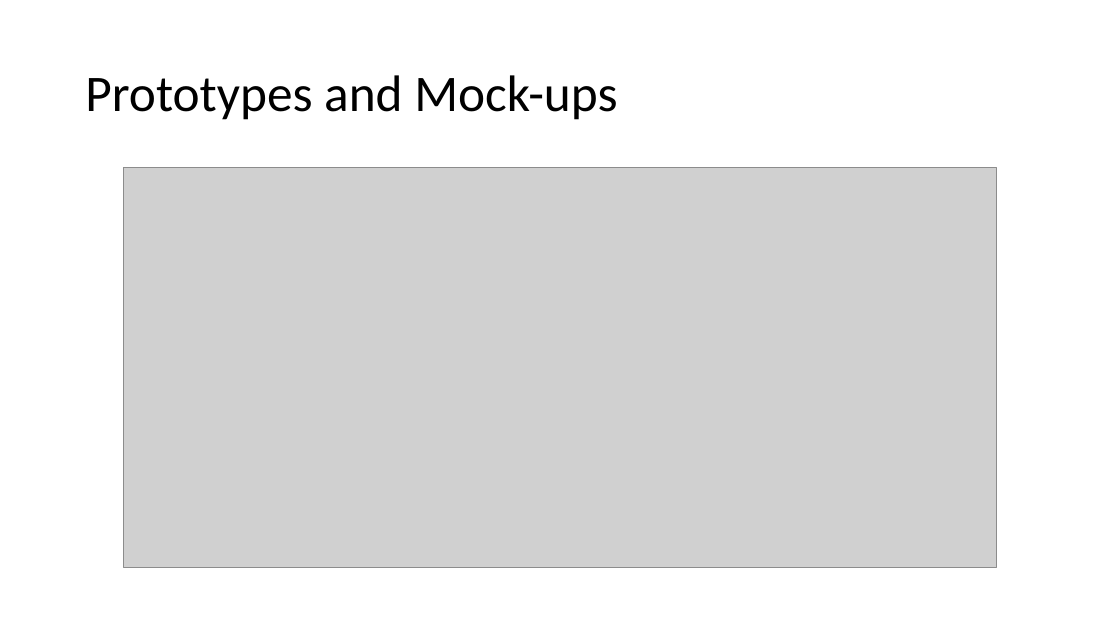
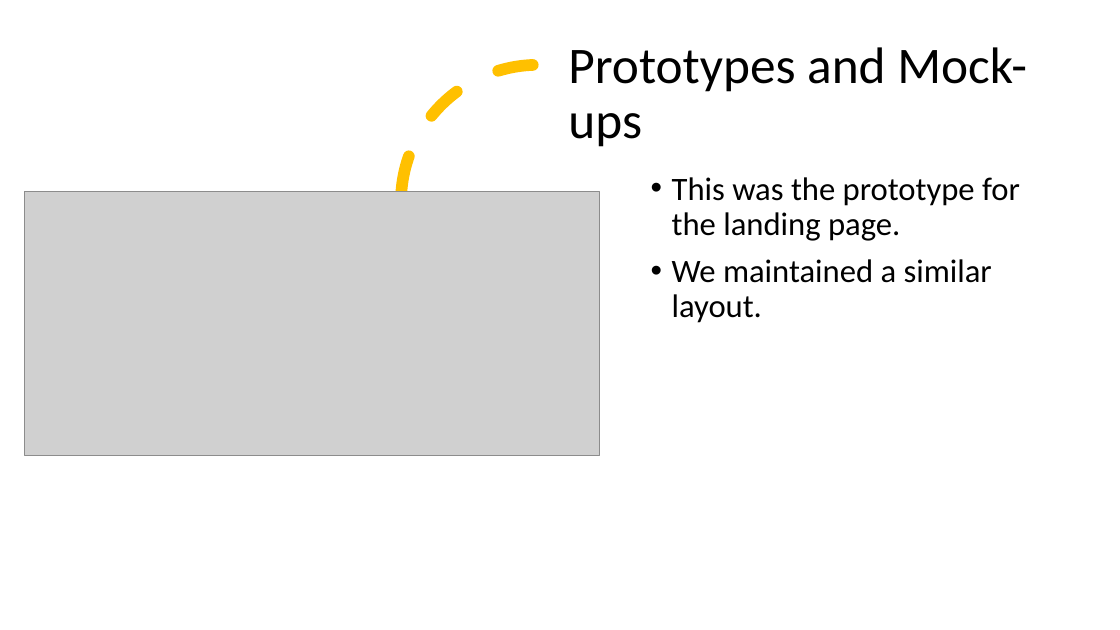
Before and after one commit to joelmichaelavery/Moffat-Bay, a slide deck: slide 8 of CSD460 CAPSTONE PRESENTATION.pptx. Drawn at 1120x630 pixels with LibreOffice and Linux fonts; fonts in the diff are those of the drawing; grey boxes stand for pictures. Boxes give left, top, right and bottom in pixels: in the first picture for what was removed or moved away, otherwise in the second. Text is boxed around its words. In the diff, an @@ line names an element or a change of style, - is before the commit and + after.

```diff
--- a/CSD460 CAPSTONE PRESENTATION.pptx
+++ b/CSD460 CAPSTONE PRESENTATION.pptx
@@ title "Prototypes and Mock-ups" rewrapped from box(85, 75, 617, 120) to box(568, 47, 1027, 147) @@
@@ arc (boxed as its full ellipse) added at box(401, 65, 676, 339), outline #FFC000 10 pt dashed @@
@@ text added at box(672, 177, 1020, 323), 28 pt, text #000000 @@
+• This was the prototype for the landing page.
+• We maintained a similar layout.
@@ picture: place and size @@
-picture at box(124, 168, 996, 568)
+picture at box(24, 192, 600, 455)
```
Also in this commit, not shown: 14 other slides changed.
